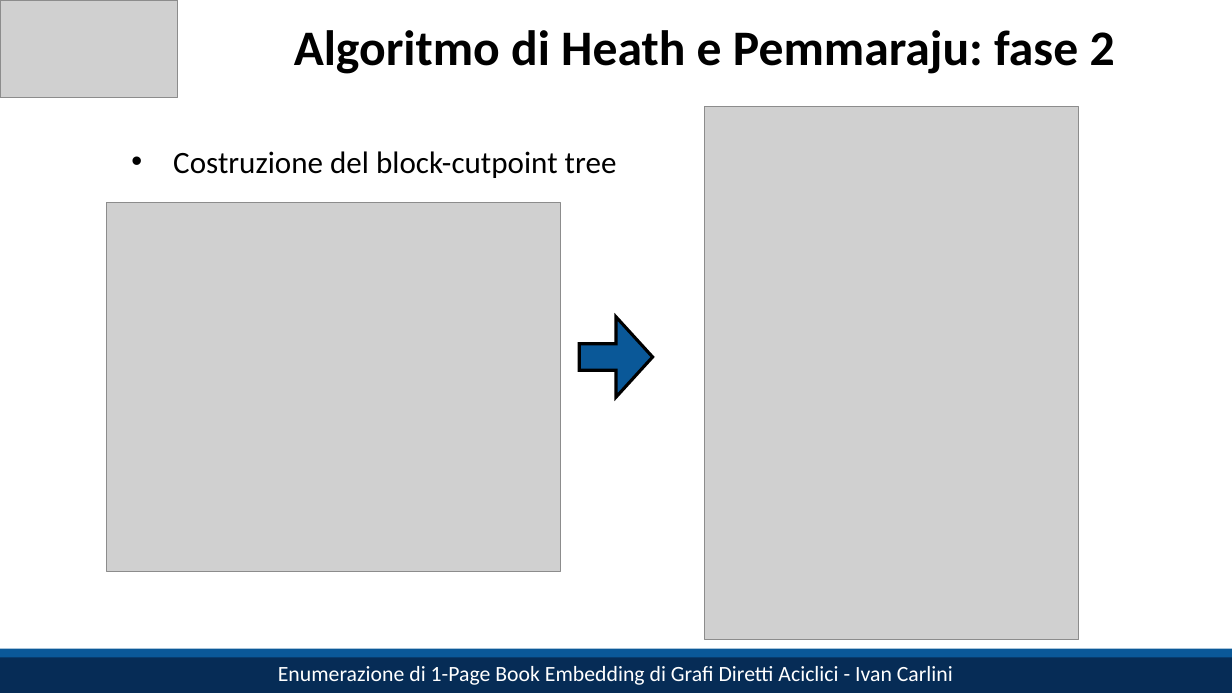
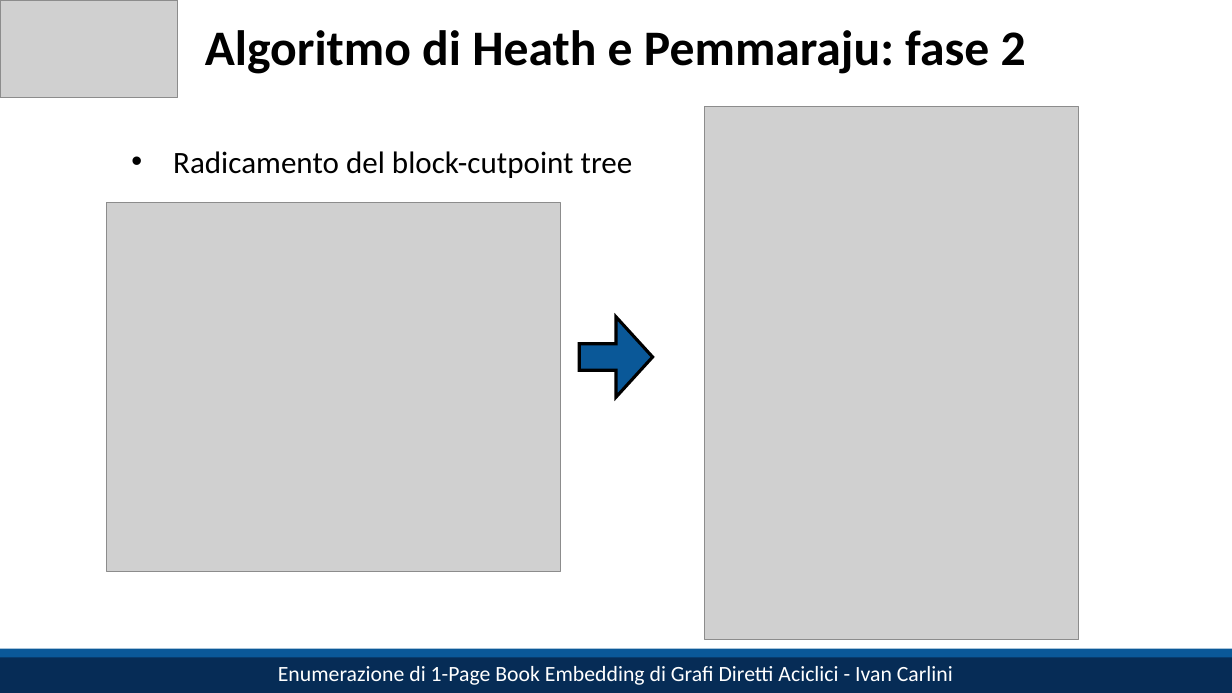
Before and after one commit to IC-99/book-embeddings, a slide deck: slide 9 of slides.pptx (slide 10 before the commit). Drawn at 1232x693 pixels with LibreOffice and Linux fonts; fonts in the diff are those of the drawing; grey boxes stand for pictures. Boxes give left, top, right and bottom in pixels: in the first picture for what was removed or moved away, otherwise in the second. Text is boxed around its words. In the diff, an @@ line names an element or a change of style, - is before the commit and + after.

```diff
--- a/slides.pptx
+++ b/slides.pptx
@@ title "Algoritmo di Heath e Pemmaraju: ...": place and size @@
-title "Algoritmo di Heath e Pemmaraju: ..." at bbox=[294, 30, 1115, 74]
+title "Algoritmo di Heath e Pemmaraju: ..." at bbox=[205, 30, 1026, 74]
@@ text at bbox=[173, 151, 633, 178]: text changed @@
-  • Costruzione del block-cutpoint tree
+  • Radicamento del block-cutpoint tree
```
Also in this commit, not shown: 10 other slides changed, 18 slides added, 1 other file.
